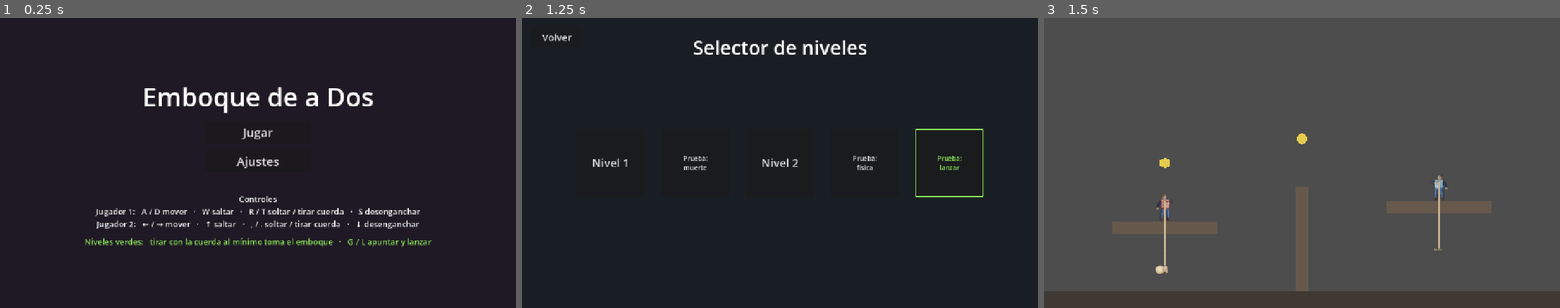
Above: before the commit, frames 1-3 (left to right).
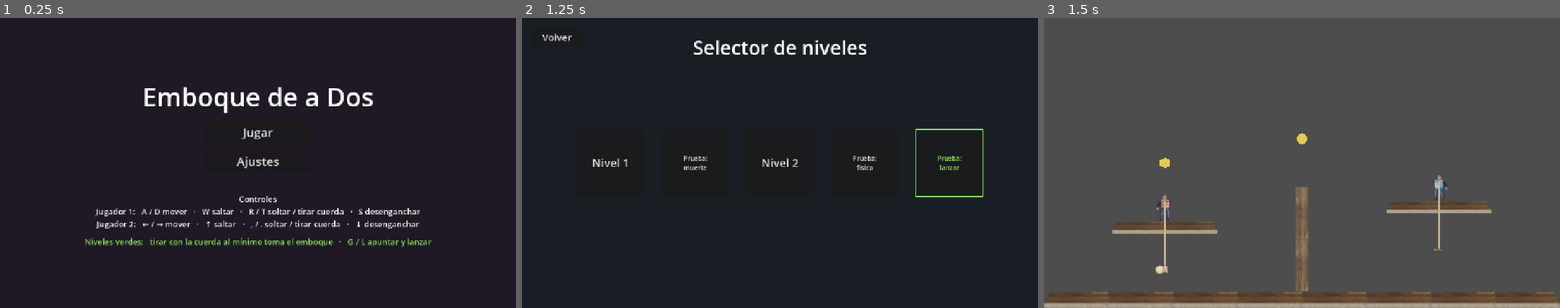
Above: after the commit, the same moments.

Repository: vittocher/emboque-de-a-dos
Game: Godot game, scene res://scenes/ui/main_menu.tscn
The game is run twice, just before and just after one commit, with the same random seed, the same clock (stepped at 60 frames per second) and the same inputs.
Inputs:
- Up to frame 1 (0.25 s): no input
- Up to frame 2 (1.25 s): click "Jugar" at 0.5 s
- Up to frame 3 (1.5 s): click "Nivel 1" at 1.25 s

Frames 1-2 are identical in both runs. In frame 3, 6.1% of the frame differs, in the area x 0-100%, y 58-100%.

Commit message:
feat: add terrain art assets and integrate into level scenes

Diff:
--- a/scenes/level_2.tscn
+++ b/scenes/level_2.tscn
@@ -12,6 +12,7 @@
 [ext_resource type="PackedScene" path="res://scenes/both_death_zone.tscn" id="10_deathzone"]
 [ext_resource type="PackedScene" path="res://scenes/closeup_manager.tscn" id="11_closeup"]
 [ext_resource type="PackedScene" path="res://scenes/player_death_zone.tscn" id="12_player_deathzone"]
+[ext_resource type="PackedScene" path="res://scenes/terrain_art.tscn" id="90_terrain"]
 
 [sub_resource type="RectangleShape2D" id="Shape_ground"]
 size = Vector2(1280, 40)
@@ -365,3 +366,5 @@
 text = "¡Emboque logrado!"
 theme_override_font_sizes/font_size = 72
 theme_override_colors/font_color = Color(1, 0.95, 0.4, 1)
+
+[node name="TerrainArt" parent="." instance=ExtResource("90_terrain")]
--- a/scenes/main.tscn
+++ b/scenes/main.tscn
@@ -8,6 +8,7 @@
 [ext_resource type="PackedScene" path="res://scenes/palito.tscn" id="6_palito"]
 [ext_resource type="Script" path="res://scripts/pause_menu.gd" id="7_pause"]
 [ext_resource type="PackedScene" path="res://scenes/closeup_manager.tscn" id="8_closeup"]
+[ext_resource type="PackedScene" path="res://scenes/terrain_art.tscn" id="90_terrain"]
 
 [sub_resource type="RectangleShape2D" id="Shape_ground"]
 size = Vector2(1280, 40)
@@ -292,3 +293,5 @@
 text = "¡Emboque logrado!"
 theme_override_font_sizes/font_size = 72
 theme_override_colors/font_color = Color(1, 0.95, 0.4, 1)
+
+[node name="TerrainArt" parent="." instance=ExtResource("90_terrain")]
--- /dev/null
+++ b/scenes/terrain_art.tscn
@@ -0,0 +1,16 @@
+[gd_scene format=3]
+
+[ext_resource type="Script" path="res://scripts/terrain_art.gd" id="1_terrain"]
+[ext_resource type="Texture2D" path="res://assets/entorno/colision/piso.png" id="2_piso"]
+[ext_resource type="Texture2D" path="res://assets/entorno/colision/pared.png" id="3_pared"]
+[ext_resource type="Texture2D" path="res://assets/entorno/colision/piso_left.png" id="4_left"]
+[ext_resource type="Texture2D" path="res://assets/entorno/colision/piso_neutral.png" id="5_middle"]
+[ext_resource type="Texture2D" path="res://assets/entorno/colision/piso_right.png" id="6_right"]
+
+[node name="TerrainArt" type="Node"]
+script = ExtResource("1_terrain")
+floor_texture = ExtResource("2_piso")
+floor_left = ExtResource("4_left")
+floor_middle = ExtResource("5_middle")
+floor_right = ExtResource("6_right")
+wall_texture = ExtResource("3_pared")
--- a/scenes/test_death.tscn
+++ b/scenes/test_death.tscn
@@ -9,6 +9,7 @@
 [ext_resource type="PackedScene" path="res://scenes/both_death_zone.tscn" id="7_bdz"]
 [ext_resource type="PackedScene" path="res://scenes/ui/pause_menu.tscn" id="8_pause"]
 [ext_resource type="Script" path="res://scripts/win_manager.gd" id="9_win"]
+[ext_resource type="PackedScene" path="res://scenes/terrain_art.tscn" id="90_terrain"]
 
 [sub_resource type="RectangleShape2D" id="Shape_ground"]
 size = Vector2(1280, 40)
@@ -98,3 +99,5 @@
 text = "¡Emboque logrado!"
 theme_override_font_sizes/font_size = 72
 theme_override_colors/font_color = Color(1, 0.95, 0.4, 1)
+
+[node name="TerrainArt" parent="." instance=ExtResource("90_terrain")]
--- a/scenes/test_physics.tscn
+++ b/scenes/test_physics.tscn
@@ -9,6 +9,7 @@
 [ext_resource type="Script" path="res://scripts/pause_menu.gd" id="7_pause"]
 [ext_resource type="PackedScene" path="res://scenes/closeup_manager.tscn" id="8_closeup"]
 [ext_resource type="PackedScene" path="res://scenes/push_box.tscn" id="9_box"]
+[ext_resource type="PackedScene" path="res://scenes/terrain_art.tscn" id="90_terrain"]
 
 [sub_resource type="RectangleShape2D" id="Shape_ground"]
 size = Vector2(1280, 40)
@@ -289,3 +290,5 @@
 text = "¡Emboque logrado!"
 theme_override_font_sizes/font_size = 72
 theme_override_colors/font_color = Color(1, 0.95, 0.4, 1)
+
+[node name="TerrainArt" parent="." instance=ExtResource("90_terrain")]
--- a/scenes/test_throw.tscn
+++ b/scenes/test_throw.tscn
@@ -9,6 +9,7 @@
 [ext_resource type="PackedScene" path="res://scenes/ui/pause_menu.tscn" id="7_pause"]
 [ext_resource type="PackedScene" path="res://scenes/closeup_manager.tscn" id="8_closeup"]
 [ext_resource type="Script" path="res://scripts/level_rules.gd" id="9_rules"]
+[ext_resource type="PackedScene" path="res://scenes/terrain_art.tscn" id="90_terrain"]
 
 [sub_resource type="RectangleShape2D" id="Shape_ground"]
 size = Vector2(1280, 40)
@@ -129,3 +130,5 @@
 text = "¡Emboque logrado!"
 theme_override_font_sizes/font_size = 72
 theme_override_colors/font_color = Color(1, 0.95, 0.4, 1)
+
+[node name="TerrainArt" parent="." instance=ExtResource("90_terrain")]
--- /dev/null
+++ b/scripts/terrain_art.gd
@@ -0,0 +1,126 @@
+@tool
+extends Node
+class_name TerrainArt
+
+## Arte del terreno de un nivel: cubre cada StaticBody2D del nivel (todo lo que
+## cuelga del padre de este nodo) con su textura, según la forma de su
+## CollisionShape2D rectangular: más ancho que alto → piso (piso, plataformas,
+## puentes); más alto que ancho → [member wall_texture] (muros).
+## Un piso de varios cuadros se arma con extremo izquierdo + tramos del medio +
+## extremo derecho ([member floor_left], [member floor_middle], [member floor_right]);
+## si cabe un solo cuadro, usa [member floor_texture] (tabla completa).
+## La textura se repite en una grilla sin deformarse (solo se ajusta un poco
+## para llenar justo el rectángulo). En juego oculta el Polygon2D "Visual" de cada
+## cuerpo; en el editor lo deja debajo como referencia.
+## Es @tool: al mover o redimensionar terreno en el editor, el arte se actualiza.
+## Para usarlo en un nivel basta instanciar scenes/terrain_art.tscn.
+
+## Piso de un solo cuadro (tabla con ambos extremos). También es el respaldo si
+## falta alguna de las otras piezas.
+@export var floor_texture: Texture2D
+## Extremo izquierdo de un piso de varios cuadros.
+@export var floor_left: Texture2D
+## Tramo del medio (se repite).
+@export var floor_middle: Texture2D
+## Extremo derecho de un piso de varios cuadros.
+@export var floor_right: Texture2D
+## Textura de muros (rectángulos verticales).
+@export var wall_texture: Texture2D
+
+## Prefijo de los nodos generados (no tienen owner: no se guardan en la escena).
+const ART_PREFIX := "TerrainArt_"
+
+var _signature: Array = []
+
+func _ready() -> void:
+	_build_all()
+	# En juego el terreno no cambia: solo el editor necesita reconstruir.
+	set_process(Engine.is_editor_hint())
+
+func _process(_delta: float) -> void:
+	if _compute_signature() != _signature:
+		_build_all()
+
+## Formas rectangulares de todos los StaticBody2D del nivel.
+func _collect_shapes() -> Array[CollisionShape2D]:
+	var result: Array[CollisionShape2D] = []
+	var level := get_parent()
+	if level == null:
+		return result
+	for body in level.find_children("*", "StaticBody2D", true, false):
+		for child in body.get_children():
+			var cs := child as CollisionShape2D
+			if cs != null and cs.shape is RectangleShape2D:
+				result.append(cs)
+	return result
+
+## Lo que, si cambia, obliga a rehacer el arte (editor).
+func _compute_signature() -> Array:
+	var sig: Array = [floor_texture, floor_left, floor_middle, floor_right, wall_texture]
+	for cs in _collect_shapes():
+		var body := cs.get_parent() as Node2D
+		sig.append([cs.get_instance_id(), (cs.shape as RectangleShape2D).size,
+				cs.transform, body.scale])
+	return sig
+
+func _build_all() -> void:
+	_signature = _compute_signature()
+	for cs in _collect_shapes():
+		_build(cs)
+
+func _build(cs: CollisionShape2D) -> void:
+	var body := cs.get_parent() as Node2D
+	var art_name := ART_PREFIX + cs.name
+	var old := body.get_node_or_null(NodePath(art_name))
+	if old != null:
+		body.remove_child(old)
+		old.queue_free()
+	if not Engine.is_editor_hint():
+		var visual := body.get_node_or_null("Visual") as CanvasItem
+		if visual != null:
+			visual.visible = false
+	var rect := cs.shape as RectangleShape2D
+	var total_scale := body.scale * cs.scale
+	if total_scale.x == 0.0 or total_scale.y == 0.0:
+		return
+	var size := rect.size * total_scale.abs()
+	var is_floor := size.x >= size.y
+	var tex := floor_texture if is_floor else wall_texture
+	if tex == null:
+		return
+	# Contenedor en el lugar de la forma que deshace la escala: adentro, px reales.
+	# Va último entre los hijos del cuerpo, así se dibuja encima del Polygon2D.
+	var tiles := Node2D.new()
+	tiles.name = art_name
+	tiles.position = cs.position
+	tiles.rotation = cs.rotation
+	tiles.scale = Vector2.ONE / body.scale
+	body.add_child(tiles)
+	# Tamaño del cuadro: la textura escalada hasta calzar con el lado más corto,
+	# y luego ajustada para que entre un número entero de cuadros.
+	var tex_size := tex.get_size()
+	var fit := minf(size.x / tex_size.x, size.y / tex_size.y)
+	var cols := maxi(1, roundi(size.x / (tex_size.x * fit)))
+	var rows := maxi(1, roundi(size.y / (tex_size.y * fit)))
+	var tile := Vector2(size.x / cols, size.y / rows)
+	for r in rows:
+		for c in cols:
+			var sprite := Sprite2D.new()
+			sprite.texture = _floor_piece(c, cols) if is_floor else tex
+			sprite.texture_filter = CanvasItem.TEXTURE_FILTER_LINEAR_WITH_MIPMAPS
+			sprite.scale = tile / tex_size
+			sprite.position = -size * 0.5 + tile * Vector2(c + 0.5, r + 0.5)
+			tiles.add_child(sprite)
+
+## Pieza de piso para la columna [param c] de [param cols]: tabla completa si es una
+## sola; si no, extremo izquierdo, tramos del medio y extremo derecho.
+func _floor_piece(c: int, cols: int) -> Texture2D:
+	var piece: Texture2D = null
+	if cols > 1:
+		if c == 0:
+			piece = floor_left
+		elif c == cols - 1:
+			piece = floor_right
+		else:
+			piece = floor_middle
+	return piece if piece != null else floor_texture
Binary file added: assets/entorno/colision/pared.png
Not shown, added: assets/entorno/colision/pared.png.import
Binary file added: assets/entorno/colision/piso.png
Not shown, added: assets/entorno/colision/piso.png.import
Binary file added: assets/entorno/colision/piso_left.png
Not shown, added: assets/entorno/colision/piso_left.png.import
Binary file added: assets/entorno/colision/piso_neutral.png
Not shown, added: assets/entorno/colision/piso_neutral.png.import
Binary file added: assets/entorno/colision/piso_right.png
Not shown, added: assets/entorno/colision/piso_right.png.import
Binary file added: assets/entorno/fondo/paredazul.png
Not shown, added: assets/entorno/fondo/paredazul.png.import
(and 4 more such lines)
